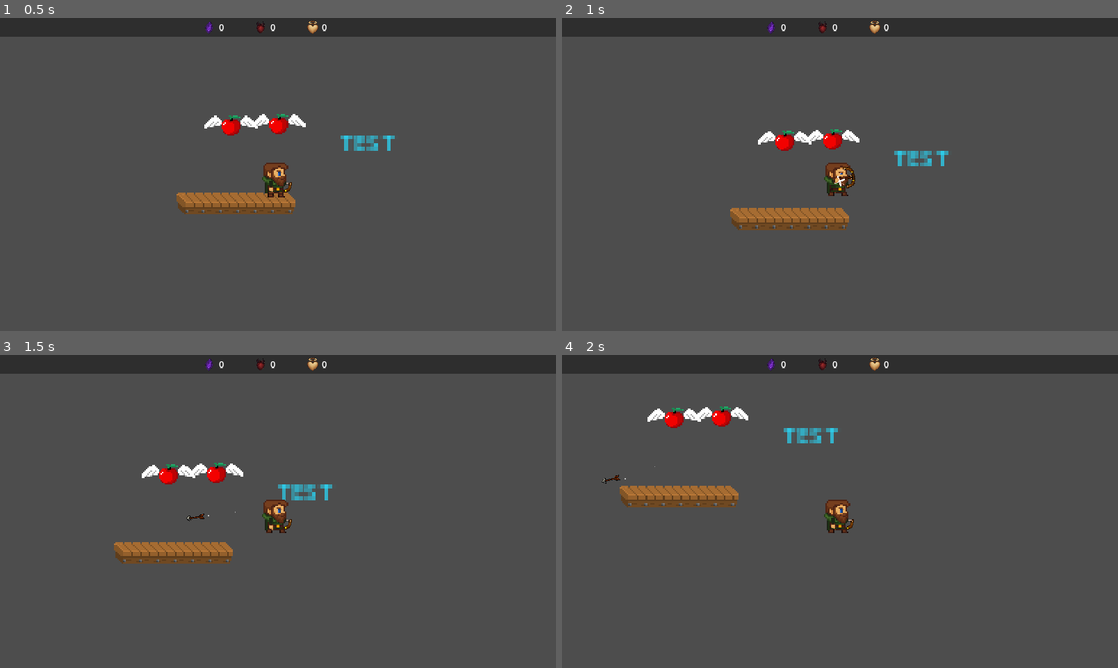
Above: before the commit, frames 1-4 (two rows, left to right).
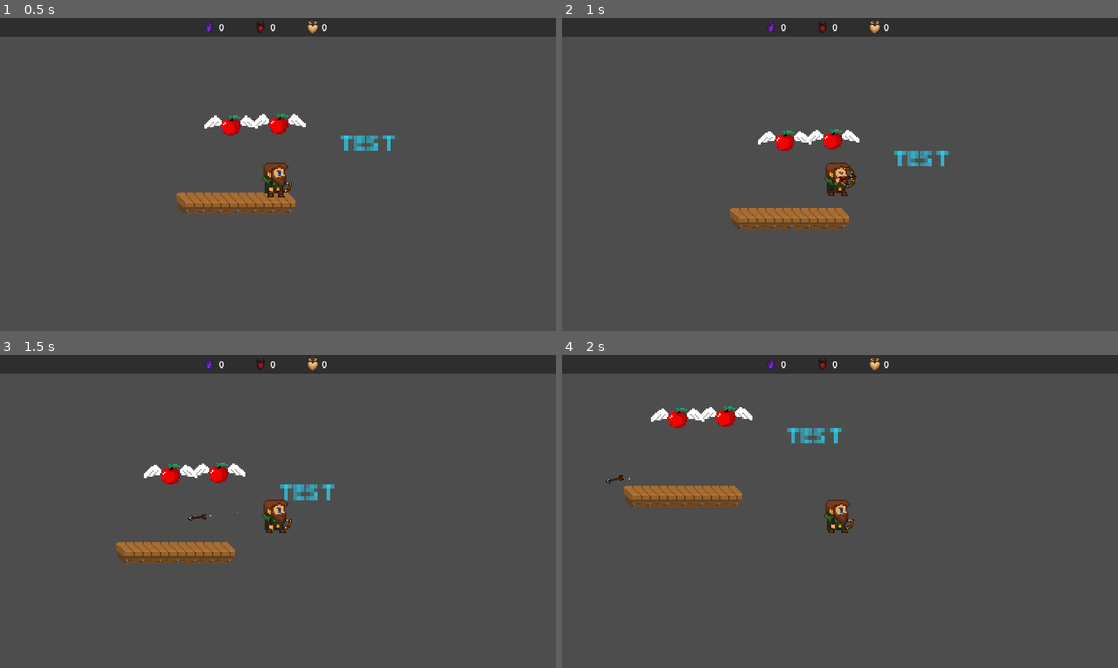
Above: after the commit, the same moments.

Repository: Dan-Yaacobi/Limbo-Fate
Game: Godot game, scene res://PlayGround/Test.tscn
The game is run twice, just before and just after one commit, with the same random seed, the same clock (stepped at 60 frames per second) and the same inputs.
Inputs (mouse positions are in pixels of both pictures, inside the frame that each line leads up to):
- Up to frame 1 (0.5 s): no input
- Up to frame 2 (1 s): tap Enter at 0.5 s; move the mouse to (962, 158) at 0.52 s; press the mouse at (962, 158) at 0.53 s; hold D (Right) from 0.53 s (still down); tap Space (Jump) at 0.77 s
- Up to frame 3 (1.5 s): keep holding D (Right); move the mouse to (166, 527) at 1.27 s; release the mouse at (166, 527) at 1.28 s; tap Shift (Dash) at 1.35 s
- Up to frame 4 (2 s): keep holding D (Right); tap Space (Jump) at 1.52 s; click (728, 527) at 1.55 s

Frame 1 is identical in both runs. In frame 2, less than 0.1% of the frame differs, in the area x 48-53%, y 48-54%; in frame 3, 1.0%; in frame 4, 1.3%, in the area x 7-51%, y 16-49%.

Commit message:
buff fix
buffs are saved in a dict and can only be added once

Diff:
--- a/Arrow/Abilities/Fire/Blaze/blaze.gd
+++ b/Arrow/Abilities/Fire/Blaze/blaze.gd
@@ -3,15 +3,15 @@
 const BUFF = preload("res://Player/Buffs/Buff.tscn")
 const BLAZE_EFFECT = preload("res://Arrow/Abilities/Fire/Blaze/BlazeEffect.tscn")
 const BURN_PARTICLE_2 = preload("res://Effects/Burn/BurnParticle2.tscn")
+@export var buff_id = 1
 
 func activate_ability(_enemy: Enemy, _arrow: Arrow) -> void:
 	if _enemy.is_burnt() and GlobalPlayer.perfect_shot_counter % 2 == 0 and GlobalPlayer.perfect_shot_counter > 0:
 		var speed_buff = BUFF.instantiate()
+		speed_buff.buff_id = buff_id
 		speed_buff.add_child(BLAZE_EFFECT.instantiate())
 
 		var burn_particle = BURN_PARTICLE_2.instantiate()
 		burn_particle.emitting = true
 		speed_buff.add_child(burn_particle)
-
-		GlobalPlayer.add_child(speed_buff)
-		speed_buff.apply_buff(PlayerStats.Stat.SPEED, 4, 0, 1)
+		GlobalPlayer.add_buff(speed_buff, PlayerStats.Stat.SPEED, 4, 0, 1)
--- a/Effects/Burn/ExplosionParticleEffect.tscn
+++ b/Effects/Burn/ExplosionParticleEffect.tscn
@@ -14,7 +14,7 @@
 amount = 350
 lifetime = 2.0
 preprocess = 0.15
-speed_scale = 2.0
+speed_scale = 3.0
 explosiveness = 0.75
 lifetime_randomness = 0.65
 fixed_fps = 60
--- a/Player/Buffs/buff.gd
+++ b/Player/Buffs/buff.gd
@@ -5,6 +5,8 @@
 @export var flat: float
 @export var multiplier: float
 @export var duration: float
+@export var buff_id: int
+
 var stat
 
 var target_stats: PlayerStats
@@ -41,4 +43,5 @@
 	if target_stats:
 		stat_to_change.add_flat(track_buff["flat"] * -1)
 		stat_to_change.add_mult(track_buff["mult"] * -1)
+	GlobalPlayer.remove_buff(self)
 	queue_free()
--- a/Player/Scenes/MainHand/States/m_h_max_pull_state.gd
+++ b/Player/Scenes/MainHand/States/m_h_max_pull_state.gd
@@ -31,6 +31,8 @@
 
 #what happens when the player exits this state
 func Exit() -> void:
+	if entity.shot_power <= 0:
+		entity.shot_power = entity.min_shot_power
 	entity.set_offset(hold_time)
 	entity.release_arrow()
 	hold_time = 0
@@ -40,6 +42,7 @@
 	entity.arrow_setup()
 	if tired:
 		hold_time += _delta * 3
+		entity.shot_power -= _delta
 	return null
 
 #what happens during _physics_process update in this state
--- a/Player/Scenes/MainHand/player_main_hand.gd
+++ b/Player/Scenes/MainHand/player_main_hand.gd
@@ -86,7 +86,7 @@
 			shoot_ability.activate_ability()
 	GlobalPlayer.shake_screen.emit(shot_power)
 	if shot_power * GlobalPlayer.get_pull_speed() >= min_shot_power:
-		GlobalPlayer.apply_recoil(shot_power * 75)
+		GlobalPlayer.apply_recoil(shot_power * 50)
 		## if shot power is 1: max pull, if shot_offset = 0: released within perfect shot window
 		fire_arrow()
 	else:
--- a/Player/Scenes/Player/Player.tscn
+++ b/Player/Scenes/Player/Player.tscn
@@ -25,6 +25,7 @@
 
 [sub_resource type="Resource" id="Resource_7f87b"]
 script = ExtResource("5_mk18w")
+buff_id = 1
 
 [sub_resource type="Resource" id="Resource_p8h6t"]
 script = ExtResource("4_fywya")
@@ -69,7 +70,7 @@
 stamina = 5
 max_pull_strength = 0.0
 basic_shot_power = SubResource("Resource_vs6ly")
-pull_speed = 2.5
+pull_speed = 2.0
 move_speed = SubResource("Resource_t8a8t")
 min_move_shoot_spd = SubResource("Resource_rqg70")
 gravity = SubResource("Resource_ql101")
--- a/Player/Scenes/Player/player.gd
+++ b/Player/Scenes/Player/player.gd
@@ -26,9 +26,9 @@
 
 var velocity_x: float = 0
 var recoil_vx: float = 0
-var recoil_falloff: float = 400
+var recoil_falloff: float = 300
 
-var buffs: Array[Buff] = []
+var buffs: Dictionary = {}
 
 func _ready() -> void:
 	player_state_machine.Initialize(self)
@@ -91,14 +91,17 @@
 		print("dead")
 	pass
 
-func add_buff(_buff: Buff) -> void:
+func add_buff(_buff: Buff, stat: StringName, _duration: float, _flat: float, _mult: float) -> void:
 	if _buff:
-		buffs.append(_buff)
+		if not buffs.has(_buff.buff_id):
+			buffs[_buff.buff_id] = _buff
+			add_child(_buff)
+			_buff.apply_buff(stat,_duration,_flat,_mult)
 
 func remove_buff(_buff: Buff) -> void:
 	if _buff:
-		if buffs.has(_buff):
-			buffs.erase(_buff)
+		if buffs.has(_buff.buff_id):
+			buffs.erase(_buff.buff_id)
 
 
 ############# JUMP METHODS #############
